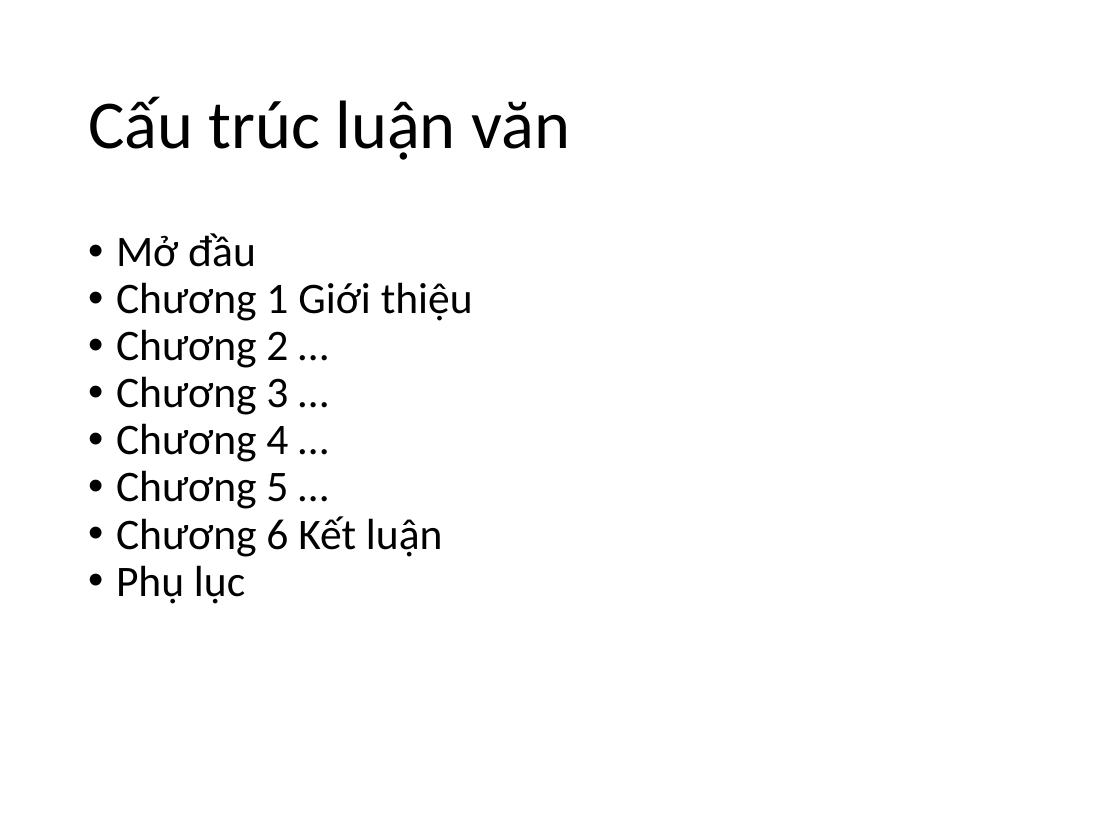
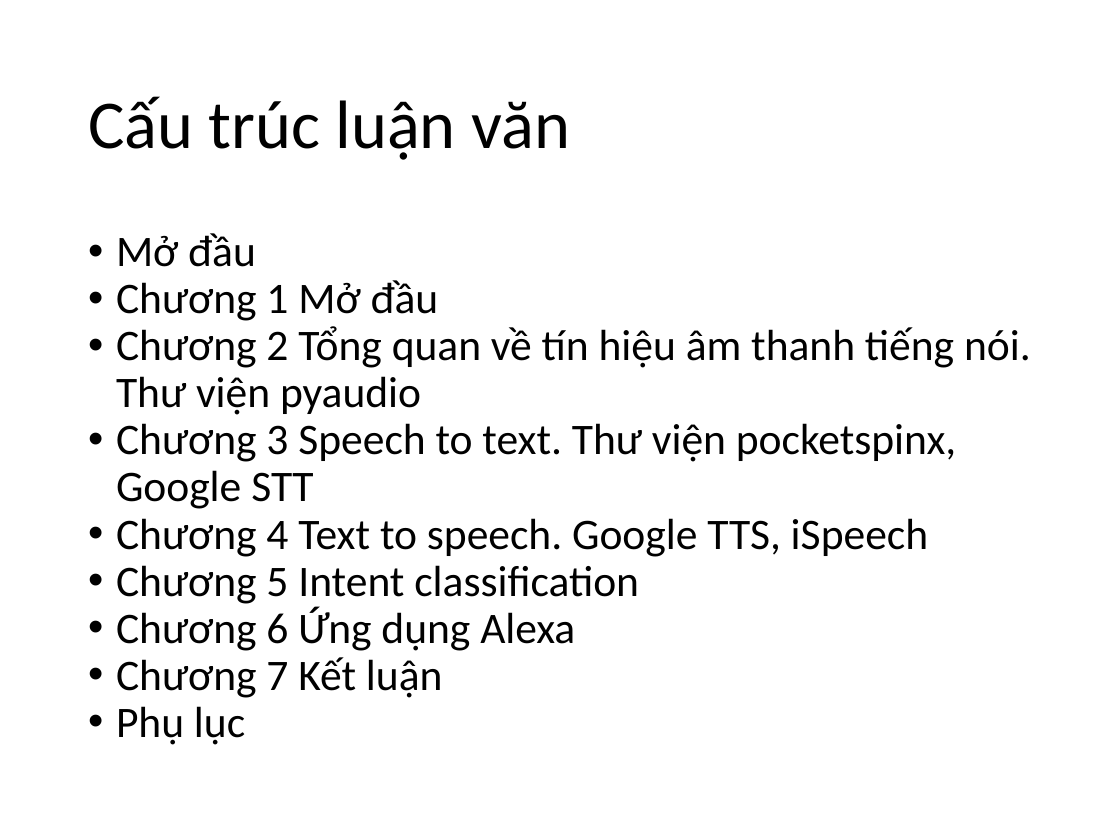
Before and after one commit to phamngoctuan1995/latex_thesis, a slide deck: slide 2 of CauTrucLuanVan.pptx. Drawn at 1120x840 pixels with LibreOffice and Linux fonts; fonts in the diff are those of the drawing. Boxes give left, top, right and bottom in pixels: in the first picture for what was removed or moved away, otherwise in the second. Text is boxed around its words. In the diff, an @@ line names an element or a change of style, - is before the commit and + after.

```diff
--- a/CauTrucLuanVan.pptx
+++ b/CauTrucLuanVan.pptx
@@ text at (116,280,1031,698): text changed @@
-• Chương 1 Giới thiệu
-• Chương 2 …
-• Chương 3 …
-• Chương 4 …
-• Chương 5 …
-• Chương 6 Kết luận
+• Chương 1 Mở đầu
+• Chương 2 Tổng quan về tín hiệu âm thanh tiếng nói. Thư viện pyaudio
+• Chương 3 Speech to text. Thư viện pocketspinx, Google STT
+• Chương 4 Text to speech. Google TTS, iSpeech
+• Chương 5 Intent classification
+• Chương 6 Ứng dụng Alexa
+• Chương 7 Kết luận
```
Also in this commit, not shown: 2 other slides changed.
